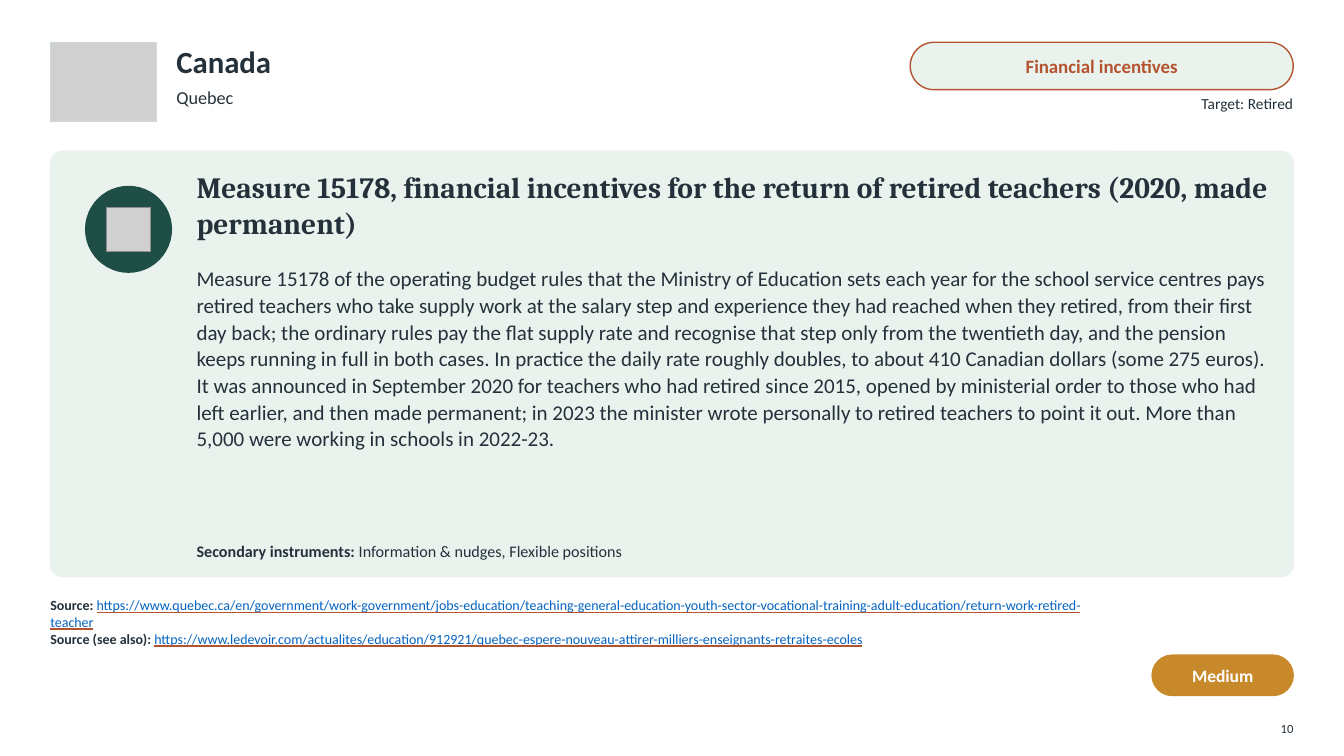
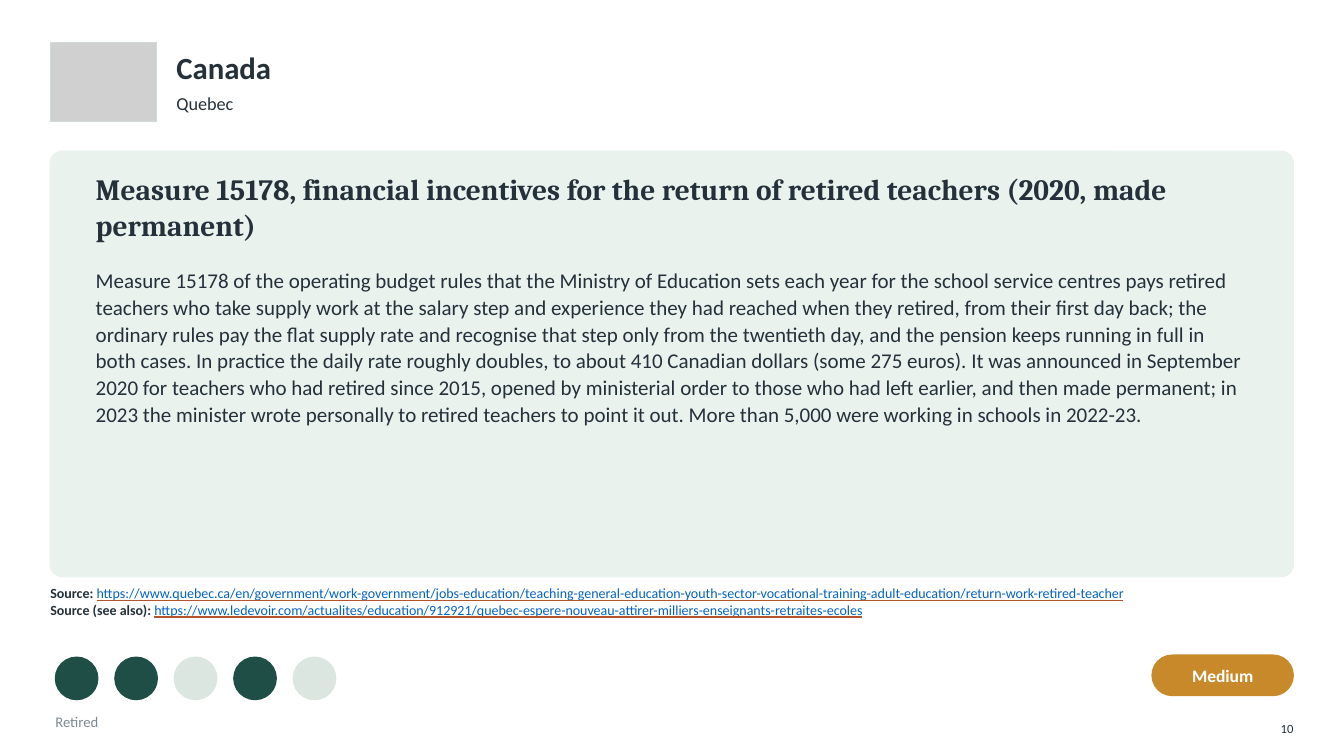
Before and after one commit to jedr1-ship-it/Alternative-Pathways----Quant, a slide deck: slide 10 of policies/Re-attracting_Former_Teachers.pptx. Drawn at 1344x756 pixels with LibreOffice and Linux fonts; fonts in the diff are those of the drawing; grey boxes stand for pictures; background and template pictures are left out. Boxes give left, top, right and bottom in pixels: in the first picture for what was removed or moved away, otherwise in the second. Text is boxed around its words. In the diff, an @@ line names an element or a change of style, - is before the commit and + after.

```diff
--- a/policies/Re-attracting_Former_Teachers.pptx
+++ b/policies/Re-attracting_Former_Teachers.pptx
@@ text "Canada": place and size @@
-text "Canada" at <box>176,51,271,74</box>
+text "Canada" at <box>176,57,271,80</box>
@@ rounded rectangle removed at <box>910,42,1294,90</box> @@
@@ text removed at <box>1026,59,1178,73</box> @@
-Financial incentives
@@ text "Quebec": place and size @@
-text "Quebec" at <box>176,91,233,107</box>
+text "Quebec" at <box>176,97,233,113</box>
@@ text "Measure 15178, financial incentives for ...": place and size @@
-text "Measure 15178, financial incentives for ..." at <box>197,176,1267,240</box>
+text "Measure 15178, financial incentives for ..." at <box>96,179,1166,242</box>
@@ ellipse removed at <box>86,187,171,272</box> @@
@@ picture removed at <box>106,207,150,251</box> @@
@@ text "Measure 15178 of the operating ..." rewrapped from <box>197,271,1265,450</box> to <box>96,273,1241,426</box> @@
@@ text removed at <box>197,545,622,560</box> @@
-Secondary instruments: Information & nudges, Flexible positions
@@ text "Source: https://www.quebec.ca/en/government/work-government/ ..." rewrapped from <box>50,600,1081,647</box> to <box>50,588,1124,618</box> @@
@@ ellipse added at <box>55,657,98,700</box>, fill #1F4E46, outline #1F4E46 1 pt @@
@@ ellipse added at <box>115,657,157,700</box>, fill #1F4E46, outline #1F4E46 1 pt @@
@@ ellipse added at <box>174,657,217,700</box>, fill #DCE6E0, outline #DCE6E0 1 pt @@
@@ ellipse added at <box>234,657,276,700</box>, fill #1F4E46, outline #1F4E46 1 pt @@
@@ ellipse added at <box>293,657,336,700</box>, fill #DCE6E0, outline #DCE6E0 1 pt @@
@@ text at <box>55,717,98,727</box>: text changed; size 11 to 10.5 pt; text colour #24313A to #7C8B93 @@
-Target: Retired
+Retired
@@ text "Retired" at <box>55,717,98,727</box>: vertical alignment top to middle @@
```
Also in this commit, not shown: 30 other slides changed, 1 slide added, 2 slides removed, 6 other files.
